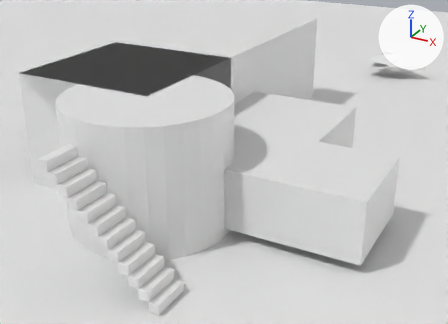
One commit to the Blender file models/basic_idea.blend: the scene before it, then after it.
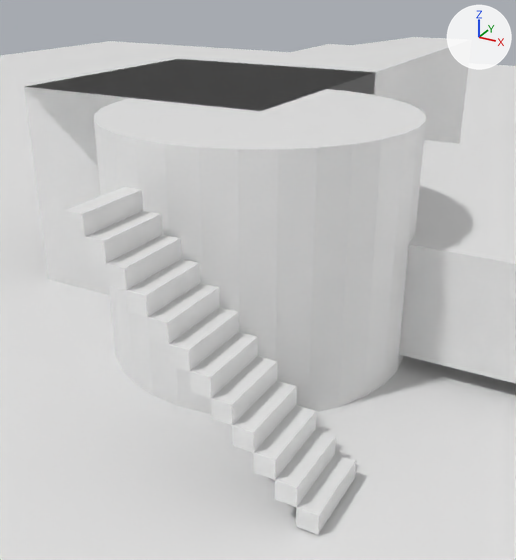
Each version appears first whole from a camera (50 mm lens) standing at (25.2, -41.9, 19.4) and looking at (2.0, 0.2, -1.7), and next in a close-up from a camera (50 mm lens) standing at (15.3, -33.6, 12.4) and looking at (5.9, -16.5, 3.9). Arrows for +X, +Y and +Z are at upper right; the lights stay in place.
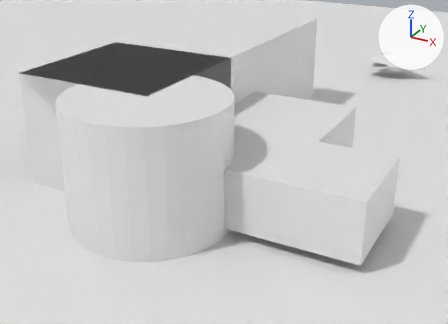
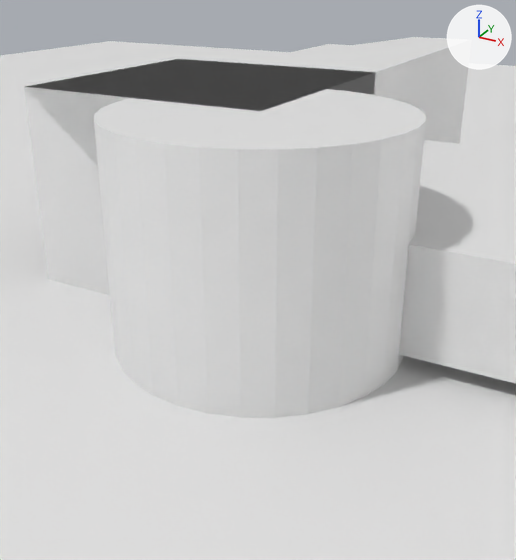
What differs and where, as boxes (x1, y1, x2, y2) in the close-ups (516 x 560 px):
'Cube.002', moved, turned, modifiers changed (not visible afterwards): before (64, 187, 356, 535)

The change, as a list of edits to the scene's bpy script:
```text
Change ob_cube_002:
    ob_cube_002.location: (9.92, -21.09, 0.35) -> (2.32, -17.53, 0.35)
    ob_cube_002.rotation_euler: (0.0, 0.0, 0.0) -> (0.0, 0.0, -0.385)  # degrees (0, 0, 0) -> degrees (0, 0, -22)
    where _m = ob_cube_002.modifiers.new('Array.001', 'ARRAY')
    _m.count: 12 -> 10
    add _m = ob_cube_002.modifiers.new('SimpleDeform', 'SIMPLE_DEFORM')
    add _m.deform_method = 'BEND'
    add _m.deform_axis = 'Z'
    add _m.factor = 1.274
    add _m.angle = 1.274
```
